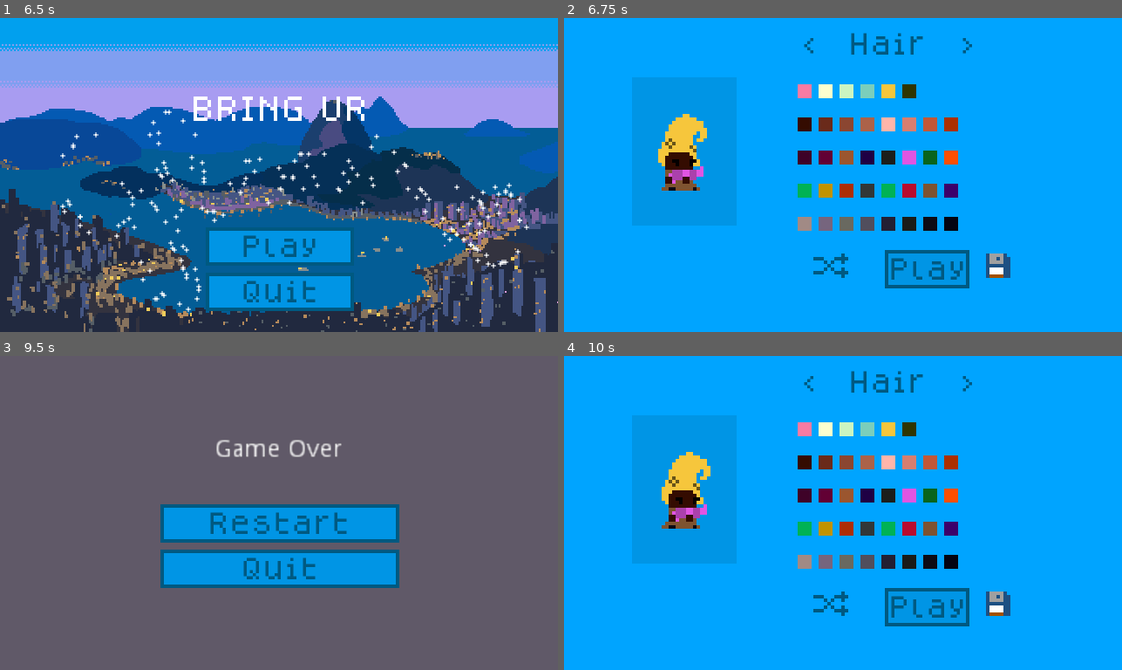
Above: before the commit, frames 1-4 (two rows, left to right).
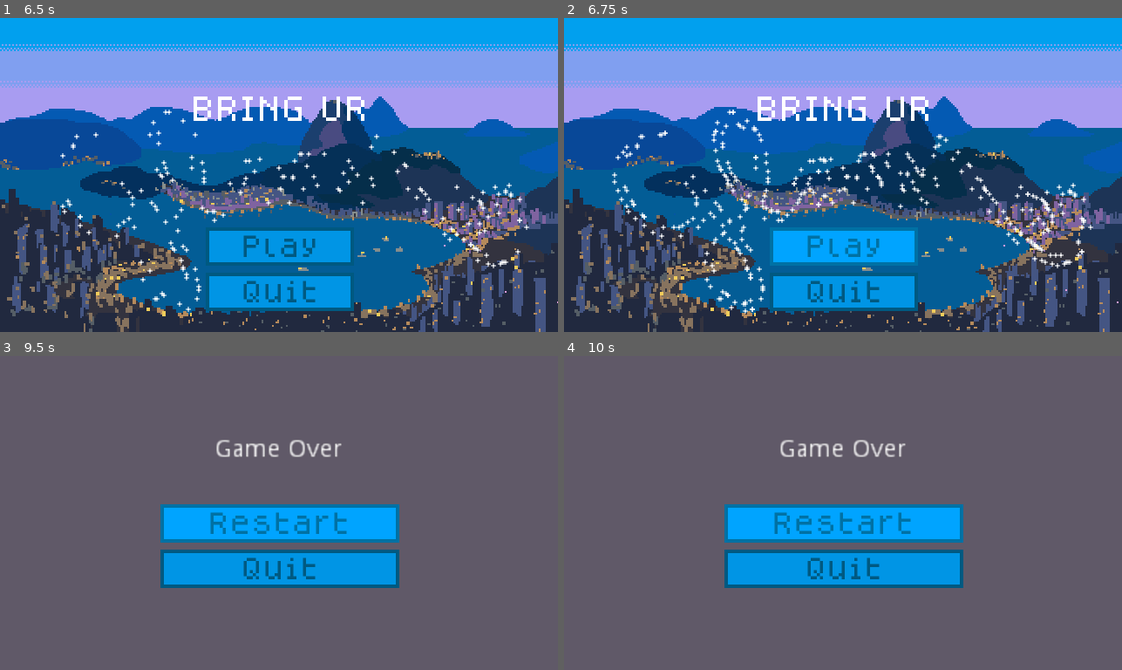
Above: after the commit, the same moments.

Repository: hamiltonromualdo/bring-ur-glam
Game: Godot game, scene res://src/UserInterface/TitleScreen.tscn
The game is run twice, just before and just after one commit, with the same random seed, the same clock (stepped at 60 frames per second) and the same inputs. Sound files missing from this copy of the repository are replaced by a short silence.
Inputs (mouse positions are in pixels of both pictures, inside the frame that each line leads up to):
- Up to frame 1 (6.5 s): tap Enter at 0.5 s; move the mouse to (401, 159) at 0.52 s; hold Right (ui_right) 0.53-2.03 s; tap Space at 1.25 s; move the mouse to (167, 190) at 1.27 s; move the mouse to (334, 105) at 2.02 s; hold Left (ui_left) 2.03-2.78 s; move the mouse to (251, 237) at 2.77 s; hold Right (ui_right) 2.78-4.28 s; move the mouse to (446, 222) at 3.52 s; tap Escape (ui_cancel) at 4.15 s; move the mouse to (111, 127) at 4.27 s; hold Left (ui_left) 4.28-5.03 s; move the mouse to (306, 175) at 5.02 s; hold Right (ui_right) 5.03-5.78 s; move the mouse to (195, 96) at 5.77 s; hold Left (ui_left) from 5.78 s (still down)
- Up to frame 2 (6.75 s): release Left (ui_left) at 6.5 s; click "Play" at 6.5 s
- Up to frame 3 (9.5 s): click "Play" at 7.25 s; move the mouse to (401, 497) at 8.02 s; hold Left (ui_left) 8.03-8.78 s; move the mouse to (167, 528) at 8.77 s; hold Right (ui_right) from 8.78 s (still down)
- Up to frame 4 (10 s): release Right (ui_right) at 9.5 s; click "Restart" at 9.5 s

Frame 1 is identical in both runs. In frame 2, 88% of the frame differs, in the area x 0-100%, y 4-100%; in frame 3, 5.2%; in frame 4, 97%, in the area x 0-100%, y 0-100%.

Commit message:
Adding sounds to buttons

Diff:
--- a/bring_ur_glam/project.godot
+++ b/bring_ur_glam/project.godot
@@ -13,6 +13,11 @@
 "class": "BulletBase",
 "language": "GDScript",
 "path": "res://src/Objects/BulletBase.gd"
+}, {
+"base": "Button",
+"class": "ButtonWithSound",
+"language": "GDScript",
+"path": "res://src/UserInterface/ButtonWithSound.gd"
 }, {
 "base": "GridContainer",
 "class": "ColorSelectorBase",
@@ -41,6 +46,7 @@
 } ]
 _global_script_class_icons={
 "BulletBase": "",
+"ButtonWithSound": "",
 "ColorSelectorBase": "",
 "ColorSwatch": "",
 "Enemy": "",
--- /dev/null
+++ b/bring_ur_glam/src/UserInterface/ButtonWithSound.gd
@@ -0,0 +1,10 @@
+extends Button
+class_name ButtonWithSound
+
+
+func _on_ButtonWithSound_focus_exited():
+    $FocusSound.play()
+
+
+func _on_ButtonWithSound_button_up():
+    $PressedSound.play()
--- /dev/null
+++ b/bring_ur_glam/src/UserInterface/ButtonWithSound.tscn
@@ -0,0 +1,24 @@
+[gd_scene load_steps=4 format=2]
+
+[ext_resource path="res://assets/sound/button_focus.wav" type="AudioStream" id=1]
+[ext_resource path="res://assets/sound/button_press.wav" type="AudioStream" id=2]
+[ext_resource path="res://src/UserInterface/ButtonWithSound.gd" type="Script" id=3]
+
+[node name="ButtonWithSound" type="Button"]
+margin_right = 12.0
+margin_bottom = 20.0
+script = ExtResource( 3 )
+__meta__ = {
+"_edit_use_anchors_": false
+}
+
+[node name="FocusSound" type="AudioStreamPlayer2D" parent="."]
+stream = ExtResource( 1 )
+volume_db = 24.0
+
+[node name="PressedSound" type="AudioStreamPlayer2D" parent="."]
+stream = ExtResource( 2 )
+volume_db = 24.0
+
+[connection signal="button_up" from="." to="." method="_on_ButtonWithSound_button_up"]
+[connection signal="focus_exited" from="." to="." method="_on_ButtonWithSound_focus_exited"]
--- a/bring_ur_glam/src/UserInterface/ChangeSceneButton.gd
+++ b/bring_ur_glam/src/UserInterface/ChangeSceneButton.gd
@@ -1,9 +1,10 @@
 tool
-extends Button
+extends ButtonWithSound
 
 export (PackedScene) var next_scene
 
 func _on_button_up() -> void:
+    yield($PressedSound, "finished")
     PlayerData.reset()
     var error = get_tree().change_scene_to(next_scene)
     if error:
--- a/bring_ur_glam/src/UserInterface/ChangeSceneButton.tscn
+++ b/bring_ur_glam/src/UserInterface/ChangeSceneButton.tscn
@@ -1,15 +1,12 @@
-[gd_scene load_steps=2 format=2]
+[gd_scene load_steps=3 format=2]
 
 [ext_resource path="res://src/UserInterface/ChangeSceneButton.gd" type="Script" id=1]
+[ext_resource path="res://src/UserInterface/ButtonWithSound.tscn" type="PackedScene" id=2]
 
-[node name="ChangeSceneButton" type="Button"]
+[node name="ChangeSceneButton" instance=ExtResource( 2 )]
 margin_right = 137.0
 margin_bottom = 23.0
 text = "Restart"
 script = ExtResource( 1 )
-__meta__ = {
-"_edit_use_anchors_": false,
-"_editor_description_": ""
-}
 
 [connection signal="button_up" from="." to="." method="_on_button_up"]
--- /dev/null
+++ b/bring_ur_glam/src/UserInterface/GameOverScreen.gd
@@ -0,0 +1,6 @@
+extends Control
+
+
+func _ready():
+    # Start with focus on RestartButton to allow keyboard control
+    $PauseOverlay/MarginContainer/VBoxContainer/RestartButton.grab_focus()
--- a/bring_ur_glam/src/UserInterface/GameOverScreen.tscn
+++ b/bring_ur_glam/src/UserInterface/GameOverScreen.tscn
@@ -1,5 +1,6 @@
-[gd_scene load_steps=5 format=2]
+[gd_scene load_steps=6 format=2]
 
+[ext_resource path="res://src/UserInterface/GameOverScreen.gd" type="Script" id=2]
 [ext_resource path="res://src/UserInterface/ChangeSceneButton.tscn" type="PackedScene" id=3]
 [ext_resource path="res://src/UserInterface/QuitButton.tscn" type="PackedScene" id=4]
 [ext_resource path="res://src/UserInterface/CustomizePlayer.tscn" type="PackedScene" id=5]
@@ -8,6 +9,7 @@
 [node name="GameOverScreen" type="Control"]
 anchor_right = 1.0
 anchor_bottom = 1.0
+script = ExtResource( 2 )
 __meta__ = {
 "_edit_use_anchors_": false
 }
@@ -56,11 +58,9 @@
 "_edit_use_anchors_": false
 }
 
-[node name="ChangeSceneButton" parent="PauseOverlay/MarginContainer/VBoxContainer" instance=ExtResource( 3 )]
+[node name="RestartButton" parent="PauseOverlay/MarginContainer/VBoxContainer" instance=ExtResource( 3 )]
 next_scene = ExtResource( 5 )
 
 [node name="QuitButton" parent="PauseOverlay/MarginContainer/VBoxContainer" instance=ExtResource( 4 )]
 margin_top = 27.0
 margin_bottom = 50.0
-
-[connection signal="button_up" from="PauseOverlay/MarginContainer/VBoxContainer/ChangeSceneButton" to="PauseOverlay" method="_on_ChangeSceneButton_button_up"]
--- a/bring_ur_glam/src/UserInterface/PauseOverlay.gd
+++ b/bring_ur_glam/src/UserInterface/PauseOverlay.gd
@@ -14,11 +14,16 @@
     paused = value
     scene_tree.paused = value
     visible = value
+    if visible:
+        # Start with focus on ResumeButton to allow keyboard control
+        $MarginContainer/VBoxContainer/ResumeButton.grab_focus()
 
 
 func _on_ChangeSceneButton_button_up() -> void:
+    yield($MarginContainer/VBoxContainer/RestartButton/PressedSound, "finished")
     self.paused = false
 
 
 func _on_Resume_button_up() -> void:
+    yield($MarginContainer/VBoxContainer/ResumeButton/PressedSound, "finished")
     self.paused = false
--- a/bring_ur_glam/src/UserInterface/PauseOverlay.tscn
+++ b/bring_ur_glam/src/UserInterface/PauseOverlay.tscn
@@ -1,10 +1,11 @@
-[gd_scene load_steps=6 format=2]
+[gd_scene load_steps=7 format=2]
 
 [ext_resource path="res://src/UserInterface/ChangeSceneButton.tscn" type="PackedScene" id=1]
 [ext_resource path="res://src/UserInterface/QuitButton.tscn" type="PackedScene" id=2]
 [ext_resource path="res://src/UserInterface/CustomizePlayer.tscn" type="PackedScene" id=3]
 [ext_resource path="res://src/UserInterface/PauseOverlay.gd" type="Script" id=4]
 [ext_resource path="res://assets/ui/flat_pixel_theme.tres" type="Theme" id=5]
+[ext_resource path="res://src/UserInterface/ButtonWithSound.tscn" type="PackedScene" id=6]
 
 [node name="PauseOverlay" type="ColorRect"]
 anchor_right = 1.0
@@ -36,12 +37,12 @@
 "_edit_use_anchors_": false
 }
 
-[node name="Resume" type="Button" parent="MarginContainer/VBoxContainer"]
+[node name="ResumeButton" parent="MarginContainer/VBoxContainer" instance=ExtResource( 6 )]
 margin_right = 137.0
 margin_bottom = 23.0
 text = "Resume (Esc)"
 
-[node name="ChangeSceneButton" parent="MarginContainer/VBoxContainer" instance=ExtResource( 1 )]
+[node name="RestartButton" parent="MarginContainer/VBoxContainer" instance=ExtResource( 1 )]
 margin_top = 27.0
 margin_bottom = 50.0
 next_scene = ExtResource( 3 )
@@ -50,5 +51,5 @@
 margin_top = 54.0
 margin_bottom = 77.0
 
-[connection signal="button_up" from="MarginContainer/VBoxContainer/Resume" to="." method="_on_Resume_button_up"]
-[connection signal="button_up" from="MarginContainer/VBoxContainer/ChangeSceneButton" to="." method="_on_ChangeSceneButton_button_up"]
+[connection signal="button_up" from="MarginContainer/VBoxContainer/ResumeButton" to="." method="_on_Resume_button_up"]
+[connection signal="button_up" from="MarginContainer/VBoxContainer/RestartButton" to="." method="_on_ChangeSceneButton_button_up"]
--- a/bring_ur_glam/src/UserInterface/QuitButton.gd
+++ b/bring_ur_glam/src/UserInterface/QuitButton.gd
@@ -1,4 +1,5 @@
-extends Button
+extends ButtonWithSound
 
 func _on_button_up() -> void:
+    yield($PressedSound, "finished")
     get_tree().quit()
--- a/bring_ur_glam/src/UserInterface/QuitButton.tscn
+++ b/bring_ur_glam/src/UserInterface/QuitButton.tscn
@@ -1,8 +1,9 @@
 [gd_scene load_steps=2 format=2]
 
 [ext_resource path="res://src/UserInterface/QuitButton.gd" type="Script" id=1]
+[ext_resource path="res://src/UserInterface/ButtonWithSound.tscn" type="PackedScene" id=2]
 
-[node name="QuitButton" type="Button"]
+[node name="QuitButton" instance=ExtResource( 2 )]
 margin_right = 137.0
 margin_bottom = 23.0
 text = "Quit"
--- a/bring_ur_glam/src/UserInterface/TitleScreen.gd
+++ b/bring_ur_glam/src/UserInterface/TitleScreen.gd
@@ -1,13 +1,9 @@
 extends Control
 
 
-# Declare member variables here. Examples:
-# var a = 2
-# var b = "text"
-
-# Called when the node enters the scene tree for the first time.
 func _ready():
-    pass
+    # Start with focus on PlayButton to allow keyboard control
+    $Menu/PlayButton.grab_focus()
 
 
 # Called every frame. 'delta' is the elapsed time since the previous frame.
--- a/bring_ur_glam/src/UserInterface/TitleScreen.tscn
+++ b/bring_ur_glam/src/UserInterface/TitleScreen.tscn
@@ -105,7 +105,7 @@
 "_edit_use_anchors_": false
 }
 
-[node name="ChangeSceneButton" parent="Menu" instance=ExtResource( 3 )]
+[node name="PlayButton" parent="Menu" instance=ExtResource( 3 )]
 margin_right = 85.0
 text = "Play"
 next_scene = ExtResource( 4 )
Not shown, added: bring_ur_glam/assets/sound/button_focus.wav.import
Not shown, added: bring_ur_glam/assets/sound/button_press.wav.import
Not shown, added: bring_ur_glam/assets/sound/button_focus.wav
Not shown, added: bring_ur_glam/assets/sound/button_press.wav
